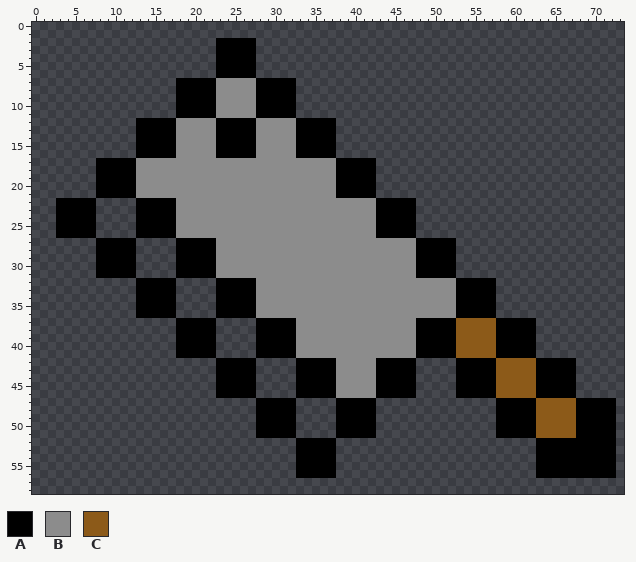
Sprite sheet: assets/PixelArt.png. The picture above was drawn from the file before the commit.
The file is 470x360 pixels, drawn in blocks of 2x2; one block is one cell here. The old version is drawn lined up with the new one, on the new canvas.
Palette (. is transparent): A #000000  B #8c8c8c  C #8c5a19
Pixels before (only the part around the change), first column x 0:
 8 ..................AAAAABBBBBAAAAA..............
 9 ..................AAAAABBBBBAAAAA..............
10 ..................AAAAABBBBBAAAAA..............
11 ..................AAAAABBBBBAAAAA..............
12 .............AAAAABBBBBAAAAABBBBBAAAAA.........
13 .............AAAAABBBBBAAAAABBBBBAAAAA.........
14 .............AAAAABBBBBAAAAABBBBBAAAAA.........
15 .............AAAAABBBBBAAAAABBBBBAAAAA.........
16 .............AAAAABBBBBAAAAABBBBBAAAAA.........
17 ........AAAAABBBBBBBBBBBBBBBBBBBBBBBBBAAAAA....
18 ........AAAAABBBBBBBBBBBBBBBBBBBBBBBBBAAAAA....
19 ........AAAAABBBBBBBBBBBBBBBBBBBBBBBBBAAAAA....
20 ........AAAAABBBBBBBBBBBBBBBBBBBBBBBBBAAAAA....
21 ........AAAAABBBBBBBBBBBBBBBBBBBBBBBBBAAAAA....
22 ...AAAAA.....AAAAABBBBBBBBBBBBBBBBBBBBBBBBBAAAA
23 ...AAAAA.....AAAAABBBBBBBBBBBBBBBBBBBBBBBBBAAAA
24 ...AAAAA.....AAAAABBBBBBBBBBBBBBBBBBBBBBBBBAAAA
25 ...AAAAA.....AAAAABBBBBBBBBBBBBBBBBBBBBBBBBAAAA
26 ...AAAAA.....AAAAABBBBBBBBBBBBBBBBBBBBBBBBBAAAA
27 ........AAAAA.....AAAAABBBBBBBBBBBBBBBBBBBBBBBB
28 ........AAAAA.....AAAAABBBBBBBBBBBBBBBBBBBBBBBB
29 ........AAAAA.....AAAAABBBBBBBBBBBBBBBBBBBBBBBB
30 ........AAAAA.....AAAAABBBBBBBBBBBBBBBBBBBBBBBB
31 ........AAAAA.....AAAAABBBBBBBBBBBBBBBBBBBBBBBB
32 .............AAAAA.....AAAAABBBBBBBBBBBBBBBBBBB
33 .............AAAAA.....AAAAABBBBBBBBBBBBBBBBBBB
34 .............AAAAA.....AAAAABBBBBBBBBBBBBBBBBBB
35 .............AAAAA.....AAAAABBBBBBBBBBBBBBBBBBB
36 .............AAAAA.....AAAAABBBBBBBBBBBBBBBBBBB
37 ..................AAAAA.....AAAAABBBBBBBBBBBBBB
38 ..................AAAAA.....AAAAABBBBBBBBBBBBBB
39 ..................AAAAA.....AAAAABBBBBBBBBBBBBB
40 ..................AAAAA.....AAAAABBBBBBBBBBBBBB
41 ..................AAAAA.....AAAAABBBBBBBBBBBBBB
42 .......................AAAAA.....AAAAABBBBBAAAA
43 .......................AAAAA.....AAAAABBBBBAAAA
44 .......................AAAAA.....AAAAABBBBBAAAA
45 .......................AAAAA.....AAAAABBBBBAAAA
46 .......................AAAAA.....AAAAABBBBBAAAA
47 ............................AAAAA.....AAAAA....
48 ............................AAAAA.....AAAAA....
49 ............................AAAAA.....AAAAA....
50 ............................AAAAA.....AAAAA....
51 ............................AAAAA.....AAAAA....
52 .................................AAAAA.........
53 .................................AAAAA.........
54 .................................AAAAA.........
55 .................................AAAAA.........
56 .................................AAAAA.........
57 ...............................................
58 ...............................................
The result:
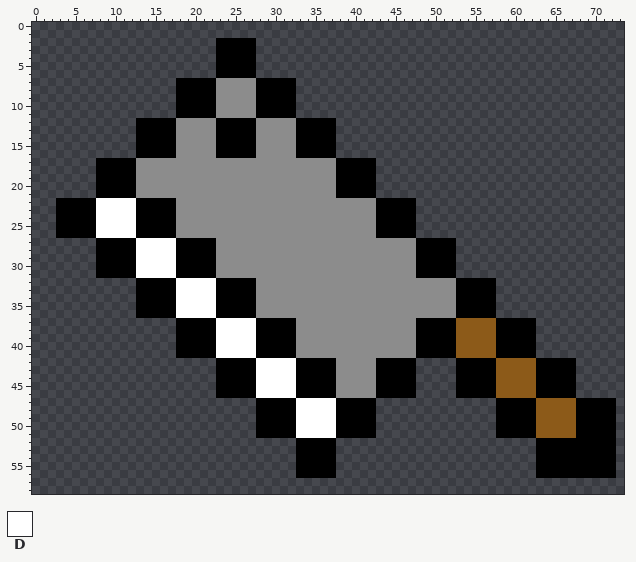
Colours new in this view: D #ffffff
What changed:
{"change": "canvas 235x180 -> 74x59, the old top-left corner now at -122,-103 (the part of the old canvas that was cut away was empty and is not shown)"}
{"y":22,"x":8,"old":".....","new":"DDDDD"}
{"y":23,"x":8,"old":".....","new":"DDDDD"}
{"y":24,"x":8,"old":".....","new":"DDDDD"}
{"y":25,"x":8,"old":".....","new":"DDDDD"}
{"y":26,"x":8,"old":".....","new":"DDDDD"}
{"y":27,"x":13,"old":".....","new":"DDDDD"}
{"y":28,"x":13,"old":".....","new":"DDDDD"}
{"y":29,"x":13,"old":".....","new":"DDDDD"}
{"y":30,"x":13,"old":".....","new":"DDDDD"}
{"y":31,"x":13,"old":".....","new":"DDDDD"}
{"y":32,"x":18,"old":".....","new":"DDDDD"}
{"y":33,"x":18,"old":".....","new":"DDDDD"}
{"y":34,"x":18,"old":".....","new":"DDDDD"}
{"y":35,"x":18,"old":".....","new":"DDDDD"}
{"y":36,"x":18,"old":".....","new":"DDDDD"}
{"y":37,"x":23,"old":".....","new":"DDDDD"}
{"y":38,"x":23,"old":".....","new":"DDDDD"}
{"y":39,"x":23,"old":".....","new":"DDDDD"}
{"y":40,"x":23,"old":".....","new":"DDDDD"}
{"y":41,"x":23,"old":".....","new":"DDDDD"}
{"y":42,"x":28,"old":".....","new":"DDDDD"}
{"y":43,"x":28,"old":".....","new":"DDDDD"}
{"y":44,"x":28,"old":".....","new":"DDDDD"}
{"y":45,"x":28,"old":".....","new":"DDDDD"}
{"y":46,"x":28,"old":".....","new":"DDDDD"}
{"y":47,"x":33,"old":".....","new":"DDDDD"}
{"y":48,"x":33,"old":".....","new":"DDDDD"}
{"y":49,"x":33,"old":".....","new":"DDDDD"}
{"y":50,"x":33,"old":".....","new":"DDDDD"}
{"y":51,"x":33,"old":".....","new":"DDDDD"}
{"label":"added","picture_box":[96,198,336,438]}
